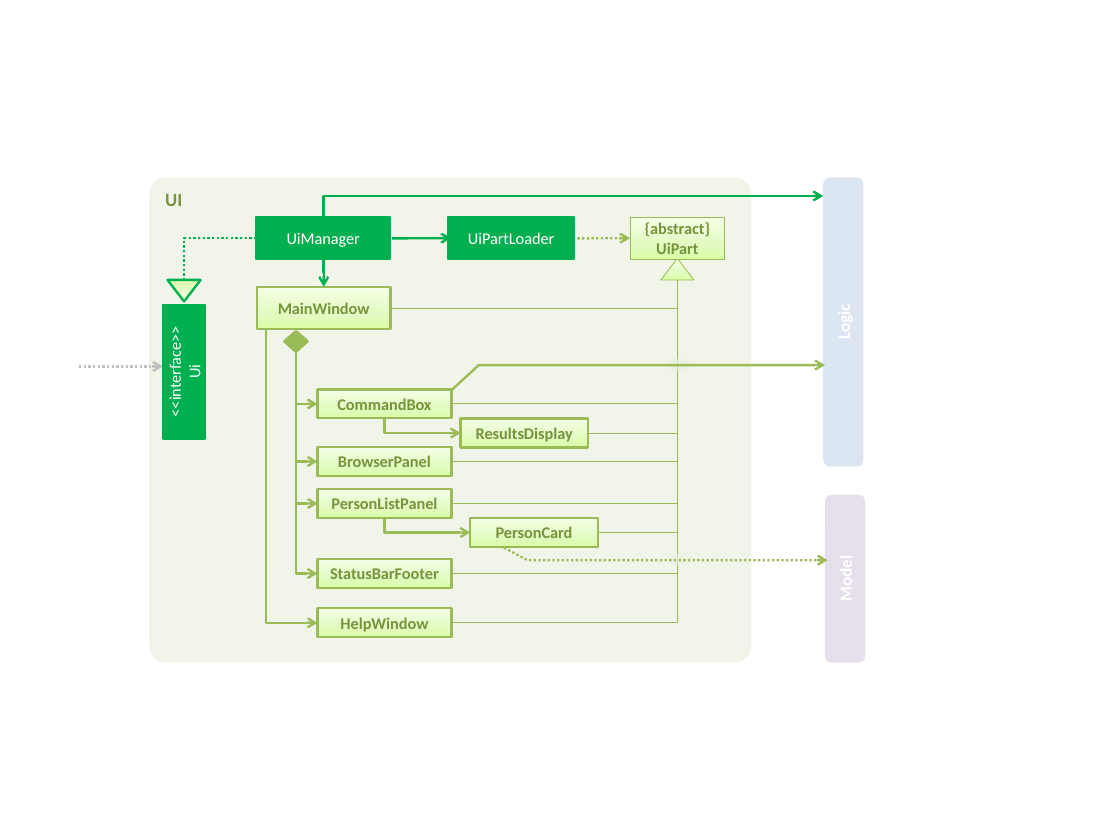
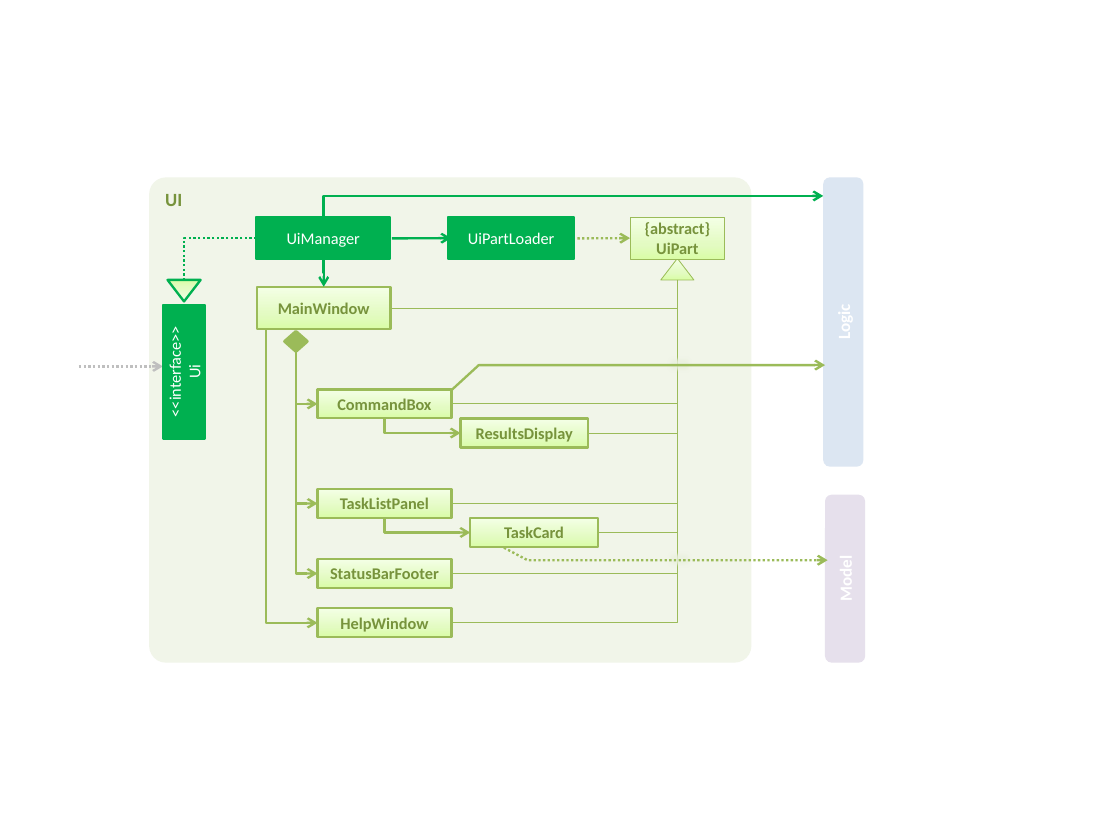
Before and after one commit to CS2103AUG2016-T16-C3/addressbook-level4, a slide deck: slide 4 of docs/diagrams/Diagrams.pptx. Drawn at 1120x840 pixels with LibreOffice and Linux fonts; fonts in the diff are those of the drawing. Boxes give left, top, right and bottom in pixels: in the first picture for what was removed or moved away, otherwise in the second. Text is boxed around its words. In the diff, an @@ line names an element or a change of style, - is before the commit and + after.

Commit message:
Updated file's cover page to TaskNinja
Also edited Architecture (removed Web cloud), Model (added new TaskProperties) and UI diagrams (removed brower panel)

```diff
--- a/docs/diagrams/Diagrams.pptx
+++ b/docs/diagrams/Diagrams.pptx
@@ elbow line removed from (678, 280) to (451, 461) @@
@@ elbow arrow removed from (296, 352) to (318, 461) @@
@@ rectangle removed at bbox=[318, 447, 452, 476] @@
-BrowserPanel
@@ text in rectangle at bbox=[340, 497, 429, 509]: text changed @@
-PersonListPanel
+TaskListPanel
@@ text in rectangle at bbox=[504, 526, 564, 538]: text changed @@
-PersonCard
+TaskCard
```
Also in this commit, not shown: 3 other slides changed.
